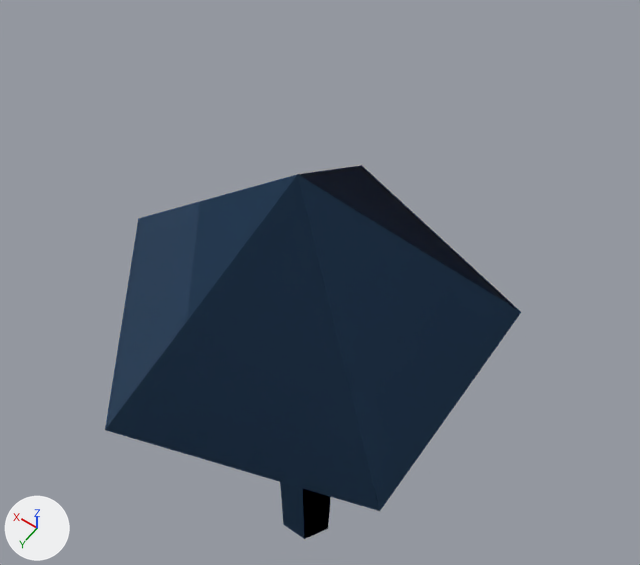
Two versions of the glTF model public/model/quaternius/nature/FlowerBlue.glb, one commit apart.
Before and after are seen from a 50 mm lens placed at (-0.261, 0.339, 0.988), pointed at (0.034, -0.073, 0.34). The axes (+X, +Y, +Z) are drawn at lower left. The lights are the same throughout. The first picture is the older version. Vertices at exactly the same position are counted once.

Before the edit, the objects in view are built like this:
```python
me_flowerblue = bpy.data.meshes.new('FlowerBlue')
me_flowerblue.from_pydata(...)  # 20 vertices, 28 faces; spans x -0.146..0.18, y -0.171..0.171, z 0.0..0.56
me_flowerblue.materials.append(mat_nature_flowerblue_material)  # blue #81b8f6
ob_filler_flowerblue = bpy.data.objects.new('filler_FlowerBlue', me_flowerblue)
ob_filler_flowerblue.location = (0.0, 0.0, 0.0)
```
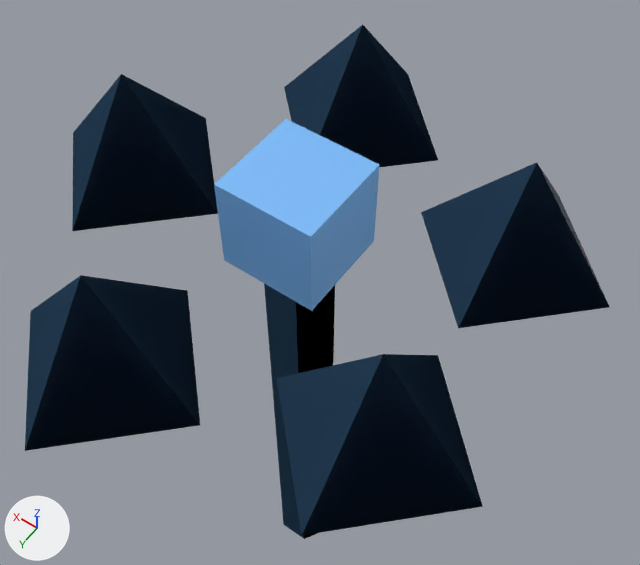
What differs and where, as boxes (x1, y1, x2, y2) in the pictures (640 x 565 px):
'filler_FlowerBlue', reshaped (41% wider, 37% taller)
    before: (105, 165, 521, 539)
    after: (25, 25, 610, 539)

The edits, one by one:
me_flowerblue is used by ob_filler_flowerblue; location (0.0, 0.0, 0.0).
me_flowerblue had 20 vertices, 28 faces and spanned x -0.146..0.18, y -0.171..0.171, z 0.0..0.56.
me_flowerblue now has 47 vertices, 62 faces and spans x -0.209..0.24, y -0.232..0.232, z 0.0..0.57.
Part 1, on me_flowerblue:
4 vertices are removed from x -0.146..0.056, y -0.171..0.171, z 0.4.
8 faces are deleted.
7 vertices in x -0.03..0.03, y -0.026..0.026, z 0.44 move by (0.0, 0.0, 0.06).
2 vertices move from x 0.0..0.18, y 0.0, z 0.4..0.56 to x -0.04..0.04, y -0.04..0.04, z 0.48..0.56.
15 vertices are added at x -0.209..0.16, y -0.152..0.232, z 0.47..0.56.
11 new vertices lie (0.08, -0.08, 0.0) away from vertices in x -0.209..0.16, y -0.152..0.232, z 0.47..0.48.
5 new vertices lie (-0.08, 0.0, 0.1) away from vertices in x -0.049..0.24, y -0.152..0.152, z 0.47.
42 new faces join them.
